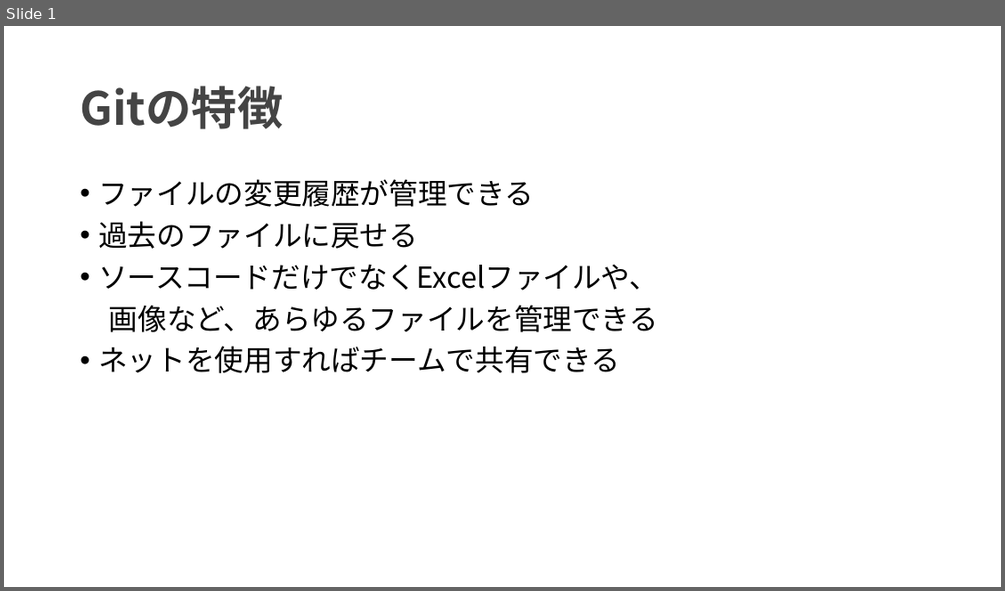
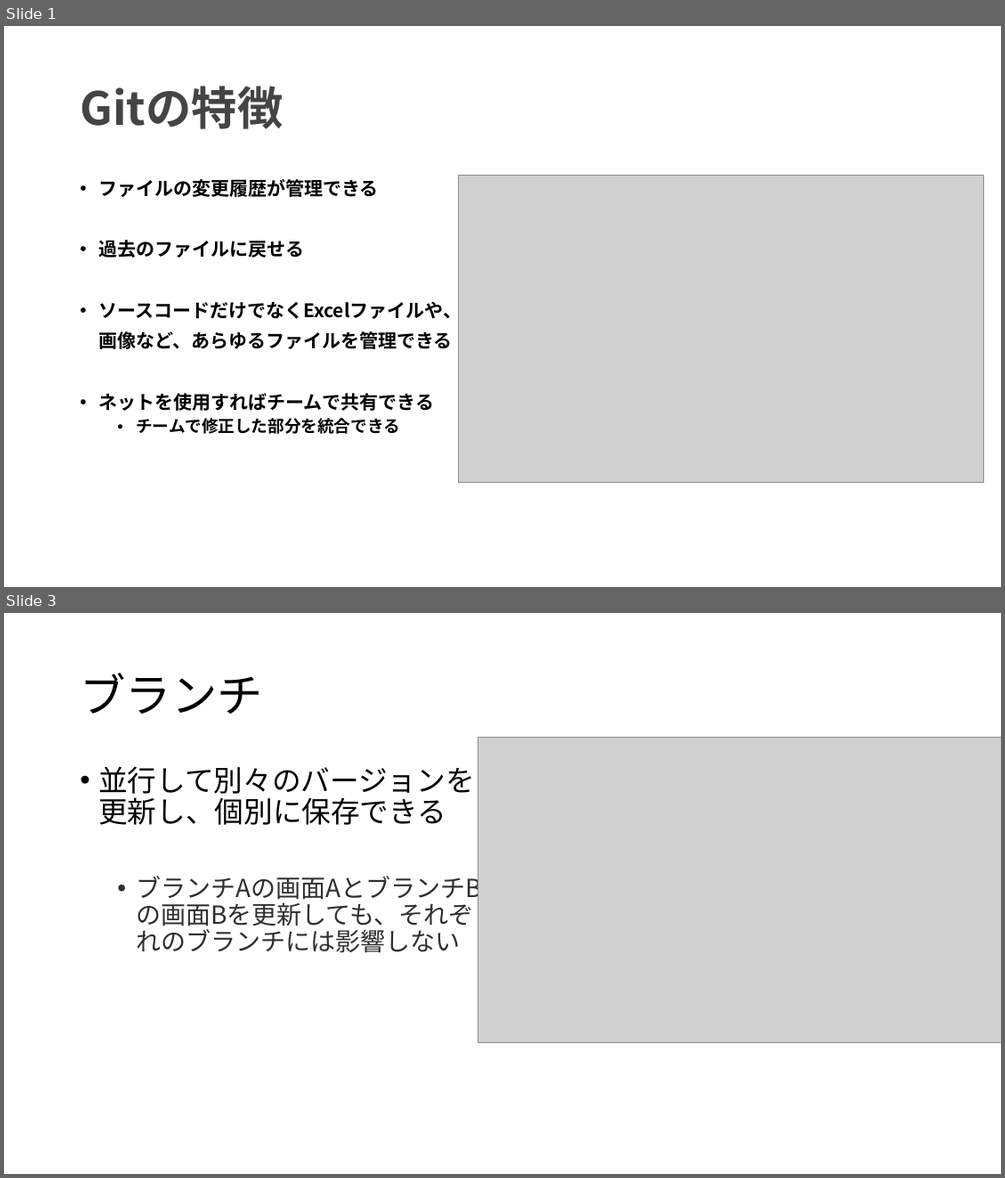
Before and after one commit to h-sasamura/test, a slide deck: Gitの特徴.pptx. Shown one above the other, each under a label of ours: slide 1 before the commit, slides 1 and 3 after it; the slides between them are not shown. The pictures are 1005x591 and 1005x1178 pixels, drawn with LibreOffice and Linux fonts; fonts in the diff are those of the drawing; grey boxes stand for pictures. Boxes give left, top, right and bottom in pixels: in the first picture for what was removed or moved away, otherwise in the second. Text is boxed around its words. In the diff, an @@ line names an element or a change of style, - is before the commit and + after.

```diff
--- a/Gitの特徴.pptx
+++ b/Gitの特徴.pptx
@@ slide 3 added at (4, 613, 1001, 1174), background #FFFFFF @@
@@ title added at (80, 673, 262, 714), 44 pt, text #000000 @@
+ブランチ
@@ picture added at (478, 737, 1001, 1042) @@
@@ text added at (98, 766, 481, 953), 24 pt, text #2F2F2F @@
+• 並行して別々のバージョンを更新し、個別に保存できる
+  • ブランチAの画面AとブランチBの画面Bを更新しても、それぞれのブランチには影響しない
@@ slide 1 changed as well @@
@@ text at (98, 179, 461, 410): size 28 to 18 pt, bold on in "ファイルの変更履歴が管理できる", "過去のファイルに戻せる", "ソースコードだけでなくExcelファイルや、", "画像など、あらゆるファイルを管理できる" and 1 more places @@
@@ picture added at (459, 176, 984, 483) @@
@@ text at (136, 418, 400, 434): paragraph added @@
+  • チームで修正した部分を統合できる
```
Also in this commit, not shown: 4 other slides added.
